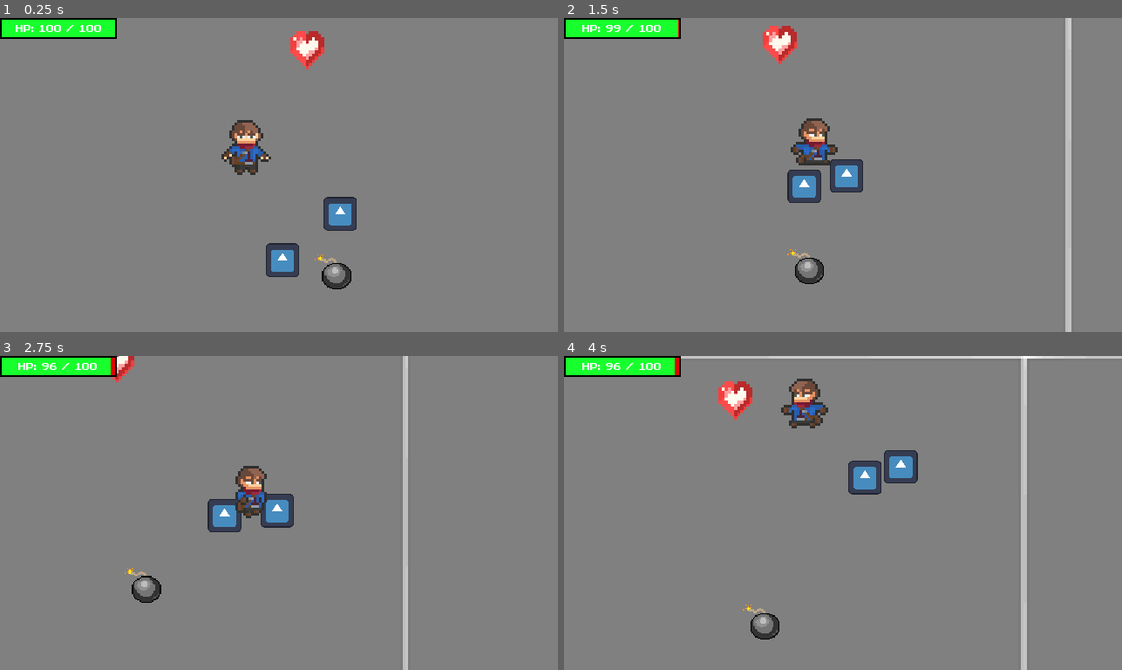
Above: before the commit, frames 1-4 (two rows, left to right).
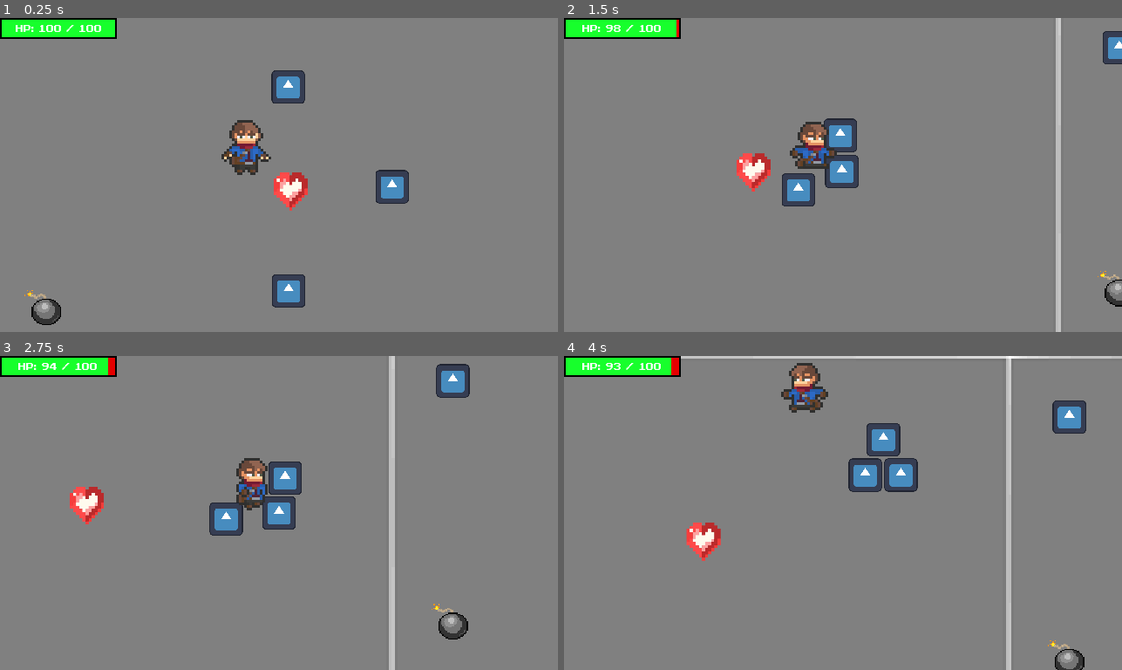
Above: after the commit, the same moments.

Repository: RickFqt/IA-Jogos
Game: Godot game, scene res://level.tscn
The game is run twice, just before and just after one commit, with the same random seed, the same clock (stepped at 60 frames per second) and the same inputs. The engine's default icon, where the game draws it, is replaced by a stand-in: a white triangle on a blue panel in a dark square.
Inputs:
- Up to frame 1 (0.25 s): no input
- Up to frame 2 (1.5 s): hold D (move_right) 0.53-1.28 s; hold S (move_down) from 1.28 s (still down)
- Up to frame 3 (2.75 s): release S (move_down) at 2.03 s; hold D (move_right) from 2.03 s (still down)
- Up to frame 4 (4 s): release D (move_right) at 2.78 s; hold W (move_up) 2.78-3.53 s; hold A (move_left) from 3.53 s (still down)

The runs differ from the first frame. In frame 1, 4.7% of the frame differs, in the area x 4-74%, y 4-98%; in frame 2, 6.3%; in frame 3, 6.0%; in frame 4, 6.7%, in the area x 8-94%, y 0-100%.

Commit message:
feat: Random enemies and items placed on the level

Diff:
--- a/area.gd
+++ b/area.gd
@@ -3,9 +3,22 @@
 
 # Called when the node enters the scene tree for the first time.
 func _ready() -> void:
-	pass # Replace with function body.
+	set_up()
 
 
 # Called every frame. 'delta' is the elapsed time since the previous frame.
 func _process(delta: float) -> void:
 	pass
+
+func set_up() -> void:
+	var lines = 4
+	var collumns = 4
+	var square_size = %TextureRect.size.x
+	var margin = square_size / 10
+	var gap = (square_size - 2*margin) / lines
+
+	for line in range(lines):
+		for collumn in range(collumns):
+			var marker = Marker2D.new()
+			marker.position = Vector2(line*gap + margin, collumn*gap + margin)
+			%SpawnPoints.add_child(marker)
--- a/area.tscn
+++ b/area.tscn
@@ -1,27 +1,16 @@
-[gd_scene load_steps=6 format=3 uid="uid://iql1uinbl6a5"]
+[gd_scene load_steps=3 format=3 uid="uid://iql1uinbl6a5"]
 
 [ext_resource type="Script" path="res://area.gd" id="1_5w5it"]
 [ext_resource type="Texture2D" uid="uid://yog6s0bomoxf" path="res://sprites/graysquare.png" id="1_kh0to"]
-[ext_resource type="PackedScene" uid="uid://bc7tsrsaidaim" path="res://life_collectable.tscn" id="3_1lygx"]
-[ext_resource type="PackedScene" uid="uid://dhw41qulpnls4" path="res://bomb_collectable.tscn" id="4_nwpvr"]
-[ext_resource type="PackedScene" uid="uid://c5cghnht3ys1t" path="res://enemy.tscn" id="5_edcpa"]
 
 [node name="Area" type="Node2D"]
 script = ExtResource("1_5w5it")
 
 [node name="TextureRect" type="TextureRect" parent="."]
+unique_name_in_owner = true
 offset_right = 700.0
 offset_bottom = 700.0
 texture = ExtResource("1_kh0to")
 
-[node name="LifeCollectable" parent="." instance=ExtResource("3_1lygx")]
-position = Vector2(369, 48)
-
-[node name="BombCollectable" parent="." instance=ExtResource("4_nwpvr")]
-position = Vector2(403, 309)
-
-[node name="Enemy" parent="." instance=ExtResource("5_edcpa")]
-position = Vector2(427, 251)
-
-[node name="Enemy2" parent="." instance=ExtResource("5_edcpa")]
-position = Vector2(342, 315)
+[node name="SpawnPoints" type="Node" parent="."]
+unique_name_in_owner = true
--- a/level.gd
+++ b/level.gd
@@ -1,6 +1,12 @@
 extends Node2D
 
-var Quadrado = preload("res://area.tscn")
+var QuadradoScene = preload("res://area.tscn")
+var EnemyScene = preload("res://enemy.tscn")
+var HealthItemScene = preload("res://life_collectable.tscn")
+var BombItemScene = preload("res://bomb_collectable.tscn")
+
+@export var items_per_area = 3
+@export var enemies_per_area = 4
 
 @onready var player = %Player
 @onready var hud = %Hud
@@ -17,6 +23,30 @@
 	var size = 700
 	for x in range(linhas):
 		for y in range(colunas):
-			var q = Quadrado.instantiate()
+			var q = QuadradoScene.instantiate()
 			q.position = Vector2(x*size, y*size)
 			$Grid.add_child(q)
+
+			var spawn_points = []
+			for marker in q.get_node("SpawnPoints").get_children():
+				var global_pos = q.position + marker.position
+				spawn_points.append(global_pos)
+
+			for i in range(enemies_per_area):
+				if spawn_points.is_empty():
+					break
+				var pos = spawn_points.pick_random()
+				spawn_points.erase(pos)
+				var enemy = EnemyScene.instantiate()
+				enemy.position = pos
+				%Enemies.add_child(enemy)
+
+			for i in range(items_per_area):
+				if spawn_points.is_empty():
+					break
+				var pos = spawn_points.pick_random()
+				spawn_points.erase(pos)
+				var scene = [HealthItemScene, BombItemScene].pick_random()
+				var item = scene.instantiate()
+				item.position = pos
+				%Collectables.add_child(item)
--- a/level.tscn
+++ b/level.tscn
@@ -8,6 +8,13 @@
 script = ExtResource("1_ig8tc")
 
 [node name="Grid" type="Node2D" parent="."]
+unique_name_in_owner = true
+
+[node name="Collectables" type="Node2D" parent="."]
+unique_name_in_owner = true
+
+[node name="Enemies" type="Node2D" parent="."]
+unique_name_in_owner = true
 
 [node name="Player" parent="." instance=ExtResource("2_o4d2v")]
 unique_name_in_owner = true
